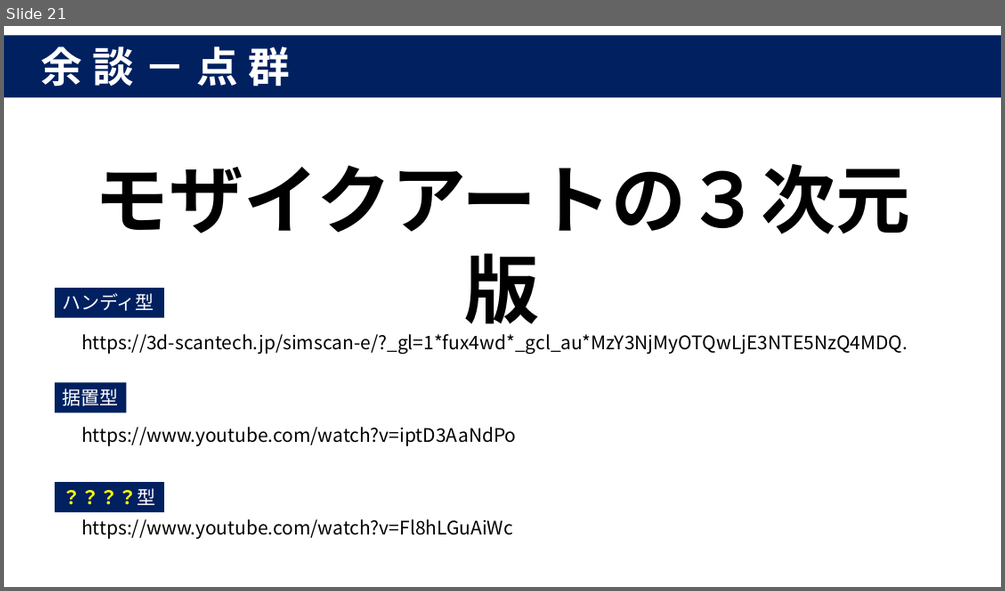
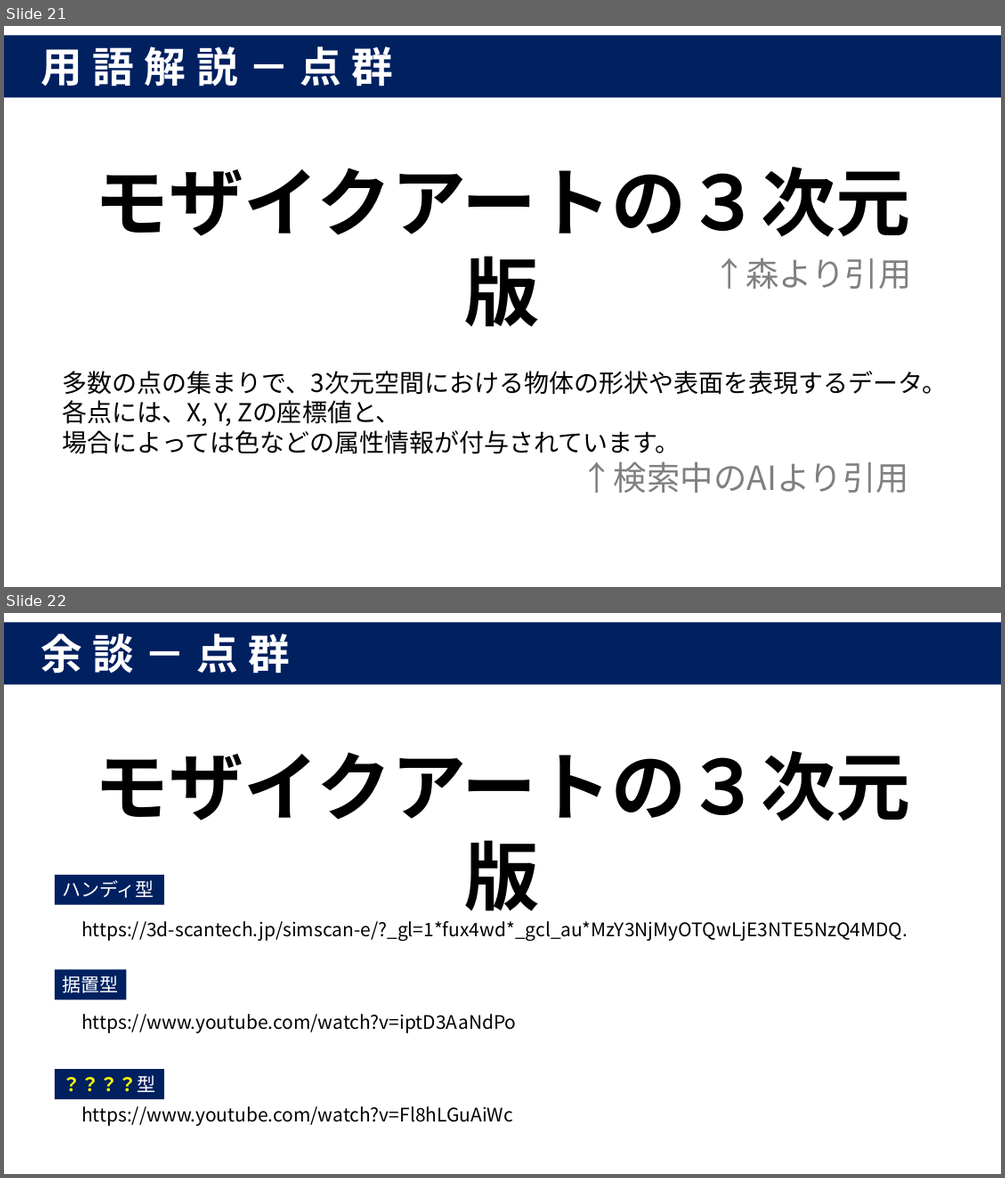
Before and after one commit to nabe-daisuki/hello-nabe, a slide deck: prezentation/プレゼン資料.pptx. Shown one above the other, each under a label of ours: slide 21 before the commit, slides 21 and 22 after it. The pictures are 1005x591 and 1005x1178 pixels, drawn with LibreOffice and Linux fonts; fonts in the diff are those of the drawing. Boxes give left, top, right and bottom in pixels: in the first picture for what was removed or moved away, otherwise in the second. Text is boxed around its words. In the diff, an @@ line names an element or a change of style, - is before the commit and + after.

```diff
--- a/prezentation/プレゼン資料.pptx
+++ b/prezentation/プレゼン資料.pptx
@@ slide 21 added at box(4, 26, 1001, 587), background #FFFFFF @@
@@ rectangle added at box(4, 36, 1001, 98), fill #002060, 40 pt, text #FFFFFF, bold @@
+用語解説－点群
@@ text added at box(94, 167, 910, 237), 72 pt, text #000000, bold @@
+モザイクアートの３次元版
@@ text added at box(712, 257, 911, 289), 32 pt, text #808080 @@
+↑森より引用
@@ text added at box(63, 370, 947, 454), 24 pt, text #000000 @@
+多数の点の集まりで、3次元空間における物体の形状や表面を表現するデータ。
+各点には、X, Y, Zの座標値と、
+場合によっては色などの属性情報が付与されています。
@@ text added at box(581, 461, 909, 492), 32 pt, text #808080 @@
+↑検索中のAIより引用
@@ what was slide 21 is now slide 22 @@
```
Also in this commit, not shown: 3 slides changed.
